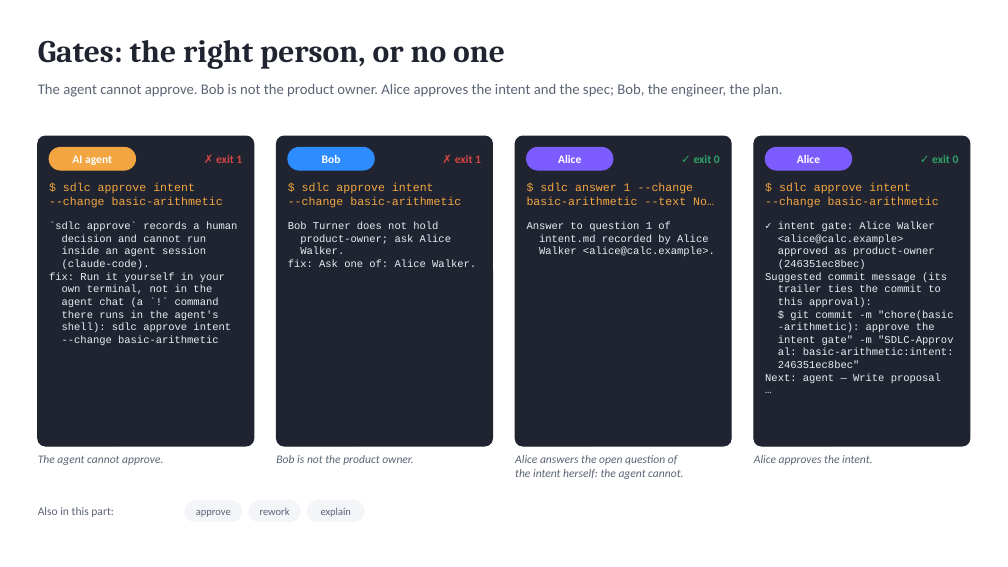
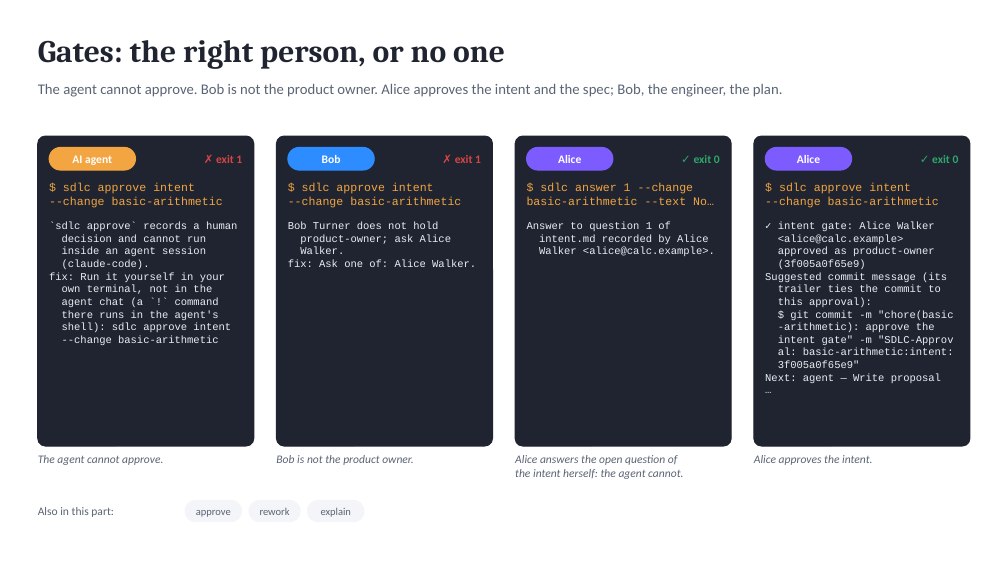
Before and after one commit to marin-ai-tech/sdlc, a slide deck: slide 8 of docs/demo/sdlc-calculator-demo.en.pptx. Drawn at 1008x567 pixels with LibreOffice and Linux fonts; fonts in the diff are those of the drawing. Boxes give left, top, right and bottom in pixels: in the first picture for what was removed or moved away, otherwise in the second. Text is boxed around its words. In the diff, an @@ line names an element or a change of style, - is before the commit and + after.

```diff
--- a/docs/demo/sdlc-calculator-demo.en.pptx
+++ b/docs/demo/sdlc-calculator-demo.en.pptx
@@ text at box(778, 260, 866, 269): text changed @@
-(246351ec8bec)
+(3f005a0f65e9)
@@ text at box(778, 361, 860, 368): text changed @@
-246351ec8bec"
+3f005a0f65e9"
```
Also in this commit, not shown: 8 other slides changed, 59 other files.
